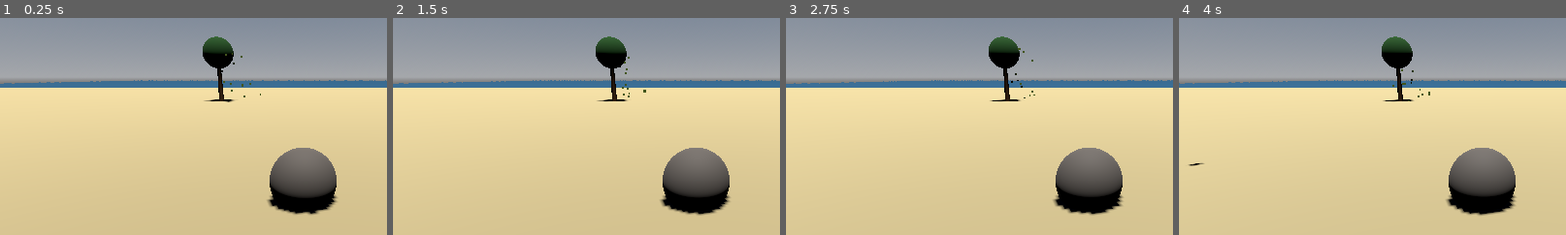
Above: before the commit, frames 1-4 (left to right).
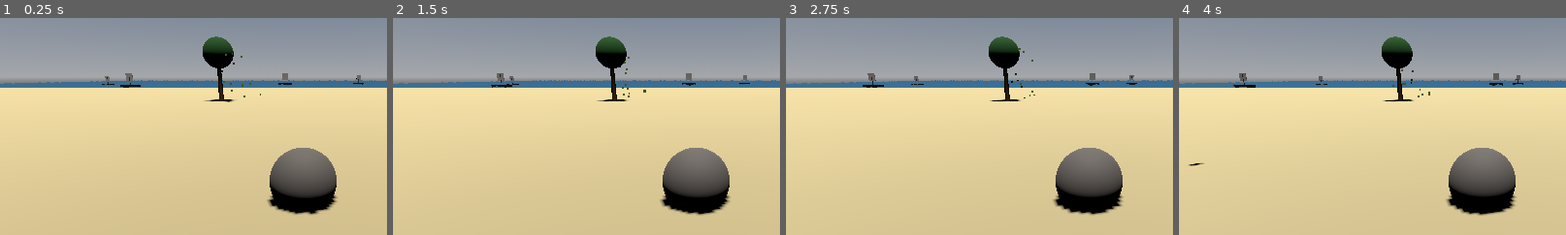
Above: after the commit, the same moments.

Repository: olszewskv/rock-on-beach
Game: Godot game, scene res://world.tscn
The game is run twice, just before and just after one commit, with the same random seed, the same clock (stepped at 60 frames per second) and the same inputs.
Inputs:
- Up to frame 1 (0.25 s): no input
- Up to frame 2 (1.5 s): tap Enter at 1.25 s
- Up to frame 3 (2.75 s): tap Space at 2 s
- Up to frame 4 (4 s): no input
The pictures show only the part of the screen within x 11-61%, y 19-69%; the shares and areas given below are measured in that part.

The runs differ from the first frame. In frame 1, 0.3% of the frame differs, in the area x 26-94%, y 25-33%; in frame 2, 0.3%; in frame 3, 0.3%; in frame 4, 0.3%, in the area x 14-89%, y 25-33%.

Commit message:
Floating ships

Diff:
--- /dev/null
+++ b/new-game-project/ship.gd
@@ -0,0 +1,15 @@
+extends Node3D
+
+@export var speed: float = 3.0
+@export var direction: float = 1.0
+@export var z_offset: float = 0.0
+
+var boundary: float = 120.0
+
+func _process(delta):
+	position.x += speed * direction * delta
+
+	if position.x > boundary:
+		position.x = -boundary
+	elif position.x < -boundary:
+		position.x = boundary
--- /dev/null
+++ b/new-game-project/ship.tscn
@@ -0,0 +1,42 @@
+[gd_scene format=3 uid="uid://d0lryi26yd36c"]
+
+[ext_resource type="Script" uid="uid://bs5fx0qc7sji8" path="res://ship.gd" id="1_l3rv8"]
+
+[sub_resource type="BoxMesh" id="BoxMesh_4cq66"]
+size = Vector3(3, 0.8, 1.2)
+
+[sub_resource type="StandardMaterial3D" id="StandardMaterial3D_v4325"]
+albedo_color = Color(0.15686275, 0.15686275, 0.19607843, 1)
+roughness = 0.8
+
+[sub_resource type="CylinderMesh" id="CylinderMesh_c3vuw"]
+top_radius = 0.05
+bottom_radius = 0.05
+
+[sub_resource type="StandardMaterial3D" id="StandardMaterial3D_78o8j"]
+albedo_color = Color(0.39607844, 0.2627451, 0.12941177, 1)
+roughness = 0.9
+
+[sub_resource type="BoxMesh" id="BoxMesh_xpsff"]
+size = Vector3(1.2, 1.4, 0.05)
+
+[sub_resource type="StandardMaterial3D" id="StandardMaterial3D_pb2vj"]
+albedo_color = Color(0.8627451, 0.8235294, 0.74509805, 1)
+roughness = 0.95
+
+[node name="Ship" type="Node3D" unique_id=1313425304]
+script = ExtResource("1_l3rv8")
+
+[node name="Hull" type="MeshInstance3D" parent="." unique_id=401573988]
+mesh = SubResource("BoxMesh_4cq66")
+surface_material_override/0 = SubResource("StandardMaterial3D_v4325")
+
+[node name="mast" type="MeshInstance3D" parent="." unique_id=1744314953]
+transform = Transform3D(1, 0, 0, 0, 1, 0, 0, 0, 1, 0, 1.4, 0)
+mesh = SubResource("CylinderMesh_c3vuw")
+surface_material_override/0 = SubResource("StandardMaterial3D_78o8j")
+
+[node name="Sail" type="MeshInstance3D" parent="." unique_id=1275620898]
+transform = Transform3D(1, 0, 0, 0, 1, 0, 0, 0, 1, 0, 1.8, 0)
+mesh = SubResource("BoxMesh_xpsff")
+surface_material_override/0 = SubResource("StandardMaterial3D_pb2vj")
--- a/new-game-project/world.gd
+++ b/new-game-project/world.gd
@@ -2,9 +2,11 @@
 
 @export var bird_count: int = 6
 @export var tree_count: int = 5
+@export var ship_count: int = 4
 
 var bird_scene = preload("res://bird.tscn")
 var tree_scene = preload("res://tree.tscn")
+var ship_scene = preload("res://ship.tscn")
 
 func _ready() -> void:
 	for i in bird_count:
@@ -27,3 +29,18 @@
 		var scale = randf_range(0.7, 1.3)
 		tree.scale = Vector3(scale, scale, scale)
 		add_child(tree)
+
+	for i in ship_count:
+		var ship = ship_scene.instantiate()
+
+		ship.position.z = randf_range(-60.0, -90.0)
+		ship.position.y = -0.2
+		ship.position.x = randf_range(-80.0, 80.0)
+
+		ship.direction = 1.0 if i % 2 == 0 else -1.0
+		ship.z_offset = ship.position.z
+		ship.speed = randf_range(1.5, 4.0)
+
+		var scale = randf_range(0.8, 1.4)
+		ship.scale = Vector3(scale, scale, scale)
+		add_child(ship)
Not shown, added: new-game-project/ship.gd.uid
